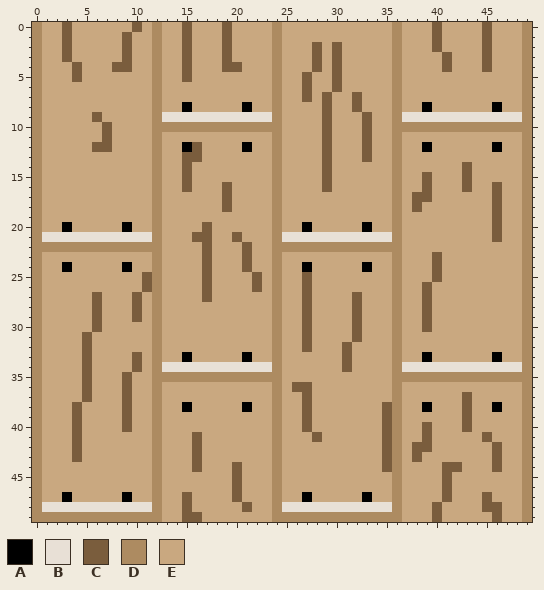
Pixel-art sprite: laberinto/src/assets/images/floor_kitchen.png. The picture above is the old version.
The file is 50x50 pixels.
Palette (. is transparent): A #000000  B #e8e0d6  C #7a5d3d  D #ad8b61  E #c9a880
Pixels before, first column x 0:
 0 DEECEEEEEECEDEECEEECEEEEDEEEEEEEEEEEDEEECEEEECEEED
 1 DEECEEEEECEEDEECEEECEEEEDEEEEEEEEEEEDEEECEEEECEEED
 2 DEECEEEEECEEDEECEEECEEEEDEEECECEEEEEDEEECEEEECEEED
 3 DEECEEEEECEEDEECEEECEEEEDEEECECEEEEEDEEEECEEECEEED
 4 DEEECEEECCEEDEECEEECCEEEDEEECECEEEEEDEEEECEEECEEED
 5 DEEECEEEEEEEDEECEEEEEEEEDEECEECEEEEEDEEEEEEEEEEEED
 6 DEEEEEEEEEEEDEEEEEEEEEEEDEECEECEEEEEDEEEEEEEEEEEED
 7 DEEEEEEEEEEEDEEEEEEEEEEEDEECECEECEEEDEEEEEEEEEEEED
 8 DEEEEEEEEEEEDEEAEEEEEAEEDEEEECEECEEEDEEAEEEEEEAEED
 9 DEEEEECEEEEEDBBBBBBBBBBBDEEEECEEECEEDBBBBBBBBBBBBD
10 DEEEEEECEEEEDDDDDDDDDDDDDEEEECEEECEEDDDDDDDDDDDDDD
11 DEEEEEECEEEEDEEEEEEEEEEEDEEEECEEECEEDEEEEEEEEEEEED
12 DEEEEECCEEEEDEEACEEEEAEEDEEEECEEECEEDEEAEEEEEEAEED
13 DEEEEEEEEEEEDEECCEEEEEEEDEEEECEEECEEDEEEEEEEEEEEED
14 DEEEEEEEEEEEDEECEEEEEEEEDEEEECEEEEEEDEEEEEECEEEEED
15 DEEEEEEEEEEEDEECEEEEEEEEDEEEECEEEEEEDEECEEECEEEEED
16 DEEEEEEEEEEEDEECEEECEEEEDEEEECEEEEEEDEECEEECEECEED
17 DEEEEEEEEEEEDEEEEEECEEEEDEEEEEEEEEEEDECCEEEEEECEED
18 DEEEEEEEEEEEDEEEEEECEEEEDEEEEEEEEEEEDECEEEEEEECEED
19 DEEEEEEEEEEEDEEEEEEEEEEEDEEEEEEEEEEEDEEEEEEEEECEED
20 DEEAEEEEEAEEDEEEECEEEEEEDEEAEEEEEAEEDEEEEEEEEECEED
21 DBBBBBBBBBBBDEEECCEECEEEDBBBBBBBBBBBDEEEEEEEEECEED
22 DDDDDDDDDDDDDEEEECEEECEEDDDDDDDDDDDDDEEEEEEEEEEEED
23 DEEEEEEEEEEEDEEEECEEECEEDEEEEEEEEEEEDEEECEEEEEEEED
24 DEEAEEEEEAEEDEEEECEEECEEDEEAEEEEEAEEDEEECEEEEEEEED
25 DEEEEEEEEEECDEEEECEEEECEDEECEEEEEEEEDEEECEEEEEEEED
26 DEEEEEEEEEECDEEEECEEEECEDEECEEEEEEEEDEECEEEEEEEEED
27 DEEEEECEEECEDEEEECEEEEEEDEECEEEECEEEDEECEEEEEEEEED
28 DEEEEECEEECEDEEEEEEEEEEEDEECEEEECEEEDEECEEEEEEEEED
29 DEEEEECEEECEDEEEEEEEEEEEDEECEEEECEEEDEECEEEEEEEEED
30 DEEEEECEEEEEDEEEEEEEEEEEDEECEEEECEEEDEECEEEEEEEEED
31 DEEEECEEEEEEDEEEEEEEEEEEDEECEEEECEEEDEEEEEEEEEEEED
32 DEEEECEEEEEEDEEEEEEEEEEEDEECEEECEEEEDEEEEEEEEEEEED
33 DEEEECEEEECEDEEAEEEEEAEEDEEEEEECEEEEDEEAEEEEEEAEED
34 DEEEECEEEECEDBBBBBBBBBBBDEEEEEECEEEEDBBBBBBBBBBBBD
35 DEEEECEEECEEDDDDDDDDDDDDDEEEEEEEEEEEDDDDDDDDDDDDDD
36 DEEEECEEECEEDEEEEEEEEEEEDECCEEEEEEEEDEEEEEEEEEEEED
37 DEEEECEEECEEDEEEEEEEEEEEDEECEEEEEEEEDEEEEEECEEEEED
38 DEEECEEEECEEDEEAEEEEEAEEDEECEEEEEEECDEEAEEECEEAEED
39 DEEECEEEECEEDEEEEEEEEEEEDEECEEEEEEECDEEEEEECEEEEED
40 DEEECEEEECEEDEEEEEEEEEEEDEECEEEEEEECDEECEEECEEEEED
41 DEEECEEEEEEEDEEECEEEEEEEDEEECEEEEEECDEECEEEEECEEED
42 DEEECEEEEEEEDEEECEEEEEEEDEEEEEEEEEECDECCEEEEEECEED
43 DEEECEEEEEEEDEEECEEEEEEEDEEEEEEEEEECDECEEEEEEECEED
44 DEEEEEEEEEEEDEEECEEECEEEDEEEEEEEEEECDEEEECCEEECEED
45 DEEEEEEEEEEEDEEEEEEECEEEDEEEEEEEEEEEDEEEECEEEEEEED
46 DEEEEEEEEEEEDEEEEEEECEEEDEEEEEEEEEEEDEEEECEEEEEEED
47 DEEAEEEEEAEEDEECEEEECEEEDEEAEEEEEAEEDEEEECEEECEEED
48 DBBBBBBBBBBBDEECEEEEECEEDBBBBBBBBBBBDEEECEEEECCEED
49 DDDDDDDDDDDDDEECCEEEEEEEDDDDDDDDDDDDDEEECEEEEECEED
After the commit:
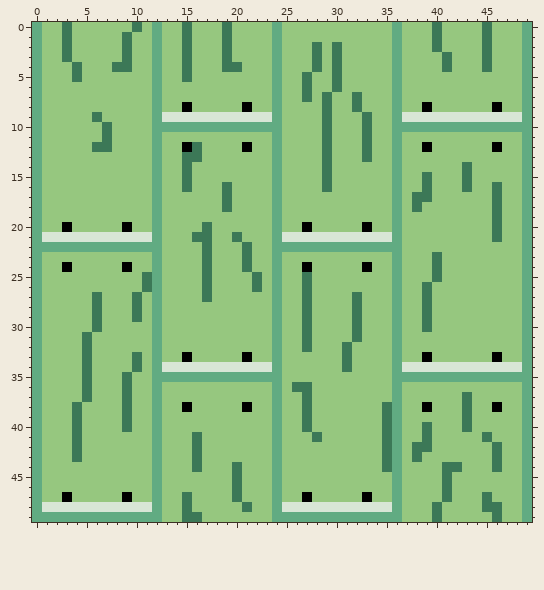
The edit:
colour B: #e8e0d6 -> #d8e6d6
colour C: #7a5d3d -> #3c7857
colour D: #ad8b61 -> #61ab82
colour E: #c9a880 -> #96c77f
Boxes around the changes in both pictures, in picture pixels (x1, y1, x2, y2):
changed: (32, 22, 532, 522)
